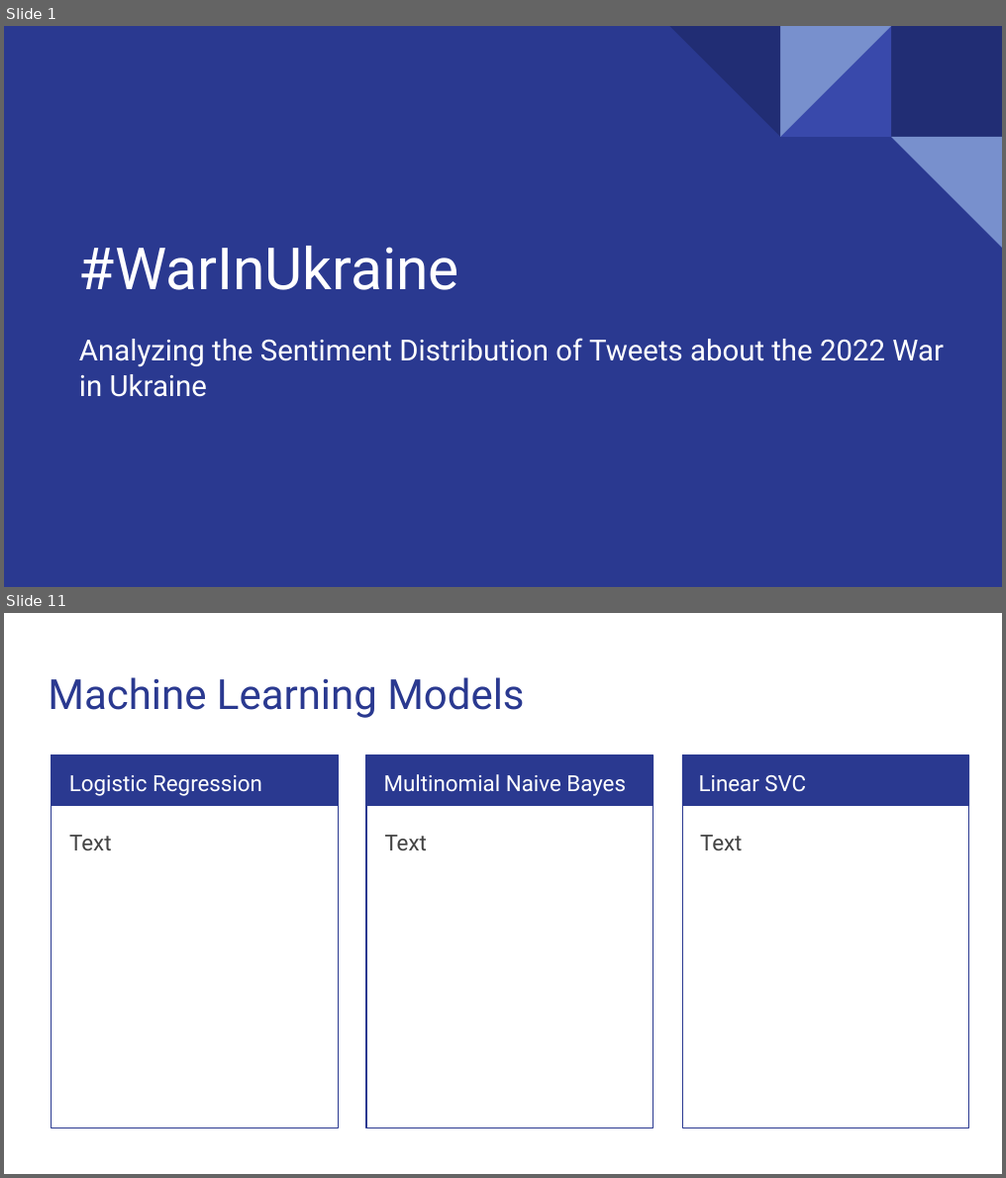
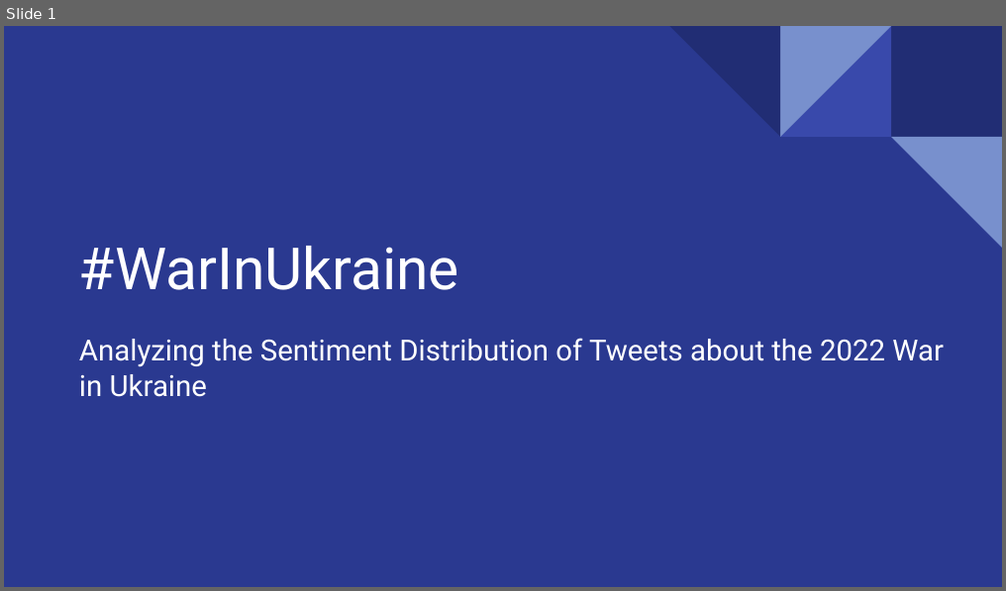
Before and after one commit to aduchini/Final_project, a slide deck: Presentation_WarInUkraine.pptx. Shown one above the other, each under a label of ours: slides 1 and 11 before the commit, slide 1 after it; the slides between them are not shown. The pictures are 1006x1178 and 1006x591 pixels, drawn with LibreOffice and Linux fonts; fonts in the diff are those of the drawing. Boxes give left, top, right and bottom in pixels: in the first picture for what was removed or moved away, otherwise in the second. Text is boxed around its words. In the diff, an @@ line names an element or a change of style, - is before the commit and + after.

```diff
--- a/Presentation_WarInUkraine.pptx
+++ b/Presentation_WarInUkraine.pptx
@@ slide 11 removed at [4, 613, 1002, 1174], background #FFFFFF @@
@@ title removed at [48, 677, 524, 718] @@
-Machine Learning Models
@@ rectangle removed at [51, 756, 339, 807] @@
@@ rectangle removed at [51, 756, 339, 1129] @@
@@ rectangle removed at [366, 756, 653, 1129] @@
@@ rectangle removed at [367, 756, 654, 807] @@
@@ rectangle removed at [681, 756, 969, 807] @@
@@ rectangle removed at [682, 756, 970, 1129] @@
@@ text removed at [69, 775, 262, 796] @@
-Logistic Regression
@@ text removed at [384, 774, 626, 796] @@
-Multinomial Naive Bayes
@@ text removed at [699, 775, 806, 792] @@
-Linear SVC
@@ text removed at [69, 835, 111, 851] @@
-Text
@@ text removed at [385, 835, 427, 851] @@
-Text
@@ text removed at [700, 835, 742, 851] @@
-Text
```
Also in this commit, not shown: 7 slides changed, 18 slides added, 3 other slides removed, 3 other files.
